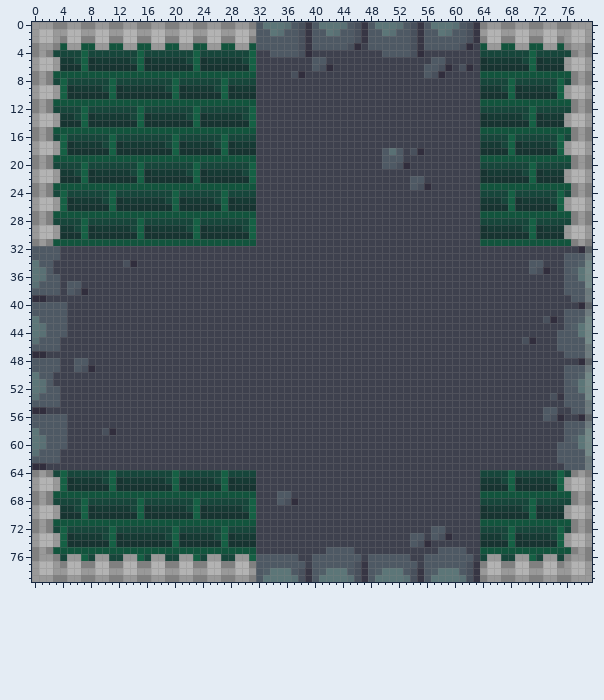
File history of a sprite sheet, assets/art/map/dungeon_walls_temp.png. The first picture shows the starting point.
The file is 80x80 pixels. Colours within 5 levels of each other are drawn and written as one.
The same view after the edit:
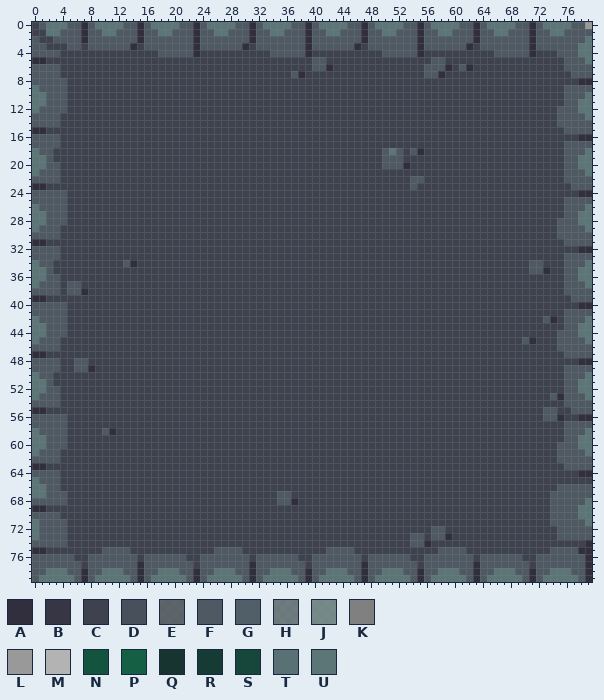
Palette (. is transparent): A #312e3d  B #373644  C #3e414e  D #48505c  E #515059ce  F #4e5964  G #515f68  H #646b72ce  J #6d7e7fce  K #808080  L #999999  M #b3b3b3  N #12543d  P #156044  Q #173431  R #163a34  S #17463b  T #597074  U #5c7678
Commit message: Changed tiles implemented brendan's fix to get corners to work
What changed:
Changed rows in their new state; - is an unchanged pixel.
first column x 0:
 0 CFUUUFFAFUUUUFFAFUUUUFFAFUUUUFFA----U-FA----U-FA----U-FA----U-FAFUUUUFFAFUUUUFF-
 1 CCUUFFFAFFUUFFFAFFUUFFFAFFUUFFFA---U--FA---U--FA---U--FA---U--FAFFUUFFFAFFUUFFFF
 2 FCCFFFFAFFFFFFFAFFFFFFFAFFFFFFFA------FA------FA------FA------FAFFFFFFFAFFFFFFFU
 3 FFCCCFFCFFFFFFACFFFFFFFAFFFFFFAC------FA-----F--------FA-----F--FFFFFFFAFFFFFFUU
 4 FFFFCCCCCCCCCCCCCCFFFFFACCCCCCCC------F---------------F---------CCFFFFFACCCFFFUU
 5 AACCCCCCCCCCCCCCCCCCCCCCCCCCCCCC--------------------------------CCCCCCCCCCCCFFFU
 6 FFFFCCCCCCCCCCCCCCCCCCCCCCCCCCCC---------F----------------F--F--CCCCCCCCCCCCFFFF
 7 FFFFCCCCCCCCCCCCCCCCCCCCCCCCCCCC-----F-------------------F------CCCCCCCCCCCCCFFF
 8 FFFFFCCCCCCCCCCCCCCCCCCCCCCCCCCC--------------------------------CCCCCCCCCCCCCCAA
 9 UFFFFCCCCCCCCCCCCCCCCCCCCCCCCCCC--------------------------------CCCCCCCCCCCCFFFF
10 UUFFFCCCCCCCCCCCCCCCCCCCCCCCCCCC--------------------------------CCCCCCCCCCCCFFFU
11 UUFFFCCCCCCCCCCCCCCCCCCCCCCCCCCC--------------------------------CCCCCCCCCCCCFFUU
12 UFFFFCCCCCCCCCCCCCCCCCCCCCCCCCCC--------------------------------CCCCCCCCCCCFFFUU
13 FFFFCCCCCCCCCCCCCCCCCCCCCCCCCCCC--------------------------------CCCCCCCCCCCFFFFU
14 FFFFCCCCCCCCCCCCCCCCCCCCCCCCCCCC--------------------------------CCCCCCCCCCCFFFFF
15 AACCCCCCCCCCCCCCCCCCCCCCCCCCCCCC--------------------------------CCCCCCCCCCCCFFFF
16 FFFFCCCCCCCCCCCCCCCCCCCCCCCCCCCC--------------------------------CCCCCCCCCCCCCCAA
17 FFFFCCCCCCCCCCCCCCCCCCCCCCCCCCCC--------------------------------CCCCCCCCCCCCFFFF
18 UFFCCCCCCCCCCCCCCCCCCCCCCCCCCCCC-------------------U--F---------CCCCCCCCCCCCFFFU
19 UUFCCCCCCCCCCCCCCCCCCCCCCCCCCCCC--------------------------------CCCCCCCCCCCCFFUU
20 UUFFCCCCCCCCCCCCCCCCCCCCCCCCCCCC--------------------F-----------CCCCCCCCCCCCFFUU
21 UFFFCCCCCCCCCCCCCCCCCCCCCCCCCCCC--------------------------------CCCCCCCCCCCCFFFU
22 FFFFCCCCCCCCCCCCCCCCCCCCCCCCCCCC--------------------------------CCCCCCCCCCCCFFFF
23 AACCCCCCCCCCCCCCCCCCCCCCCCCCCCCC-----------------------CC-------CCCCCCCCCCCCCFFF
24 FFFFFCCCCCCCCCCCCCCCCCCCCCCCCCCC--------------------------------CCCCCCCCCCCCCCAA
25 FFFFFCCCCCCCCCCCCCCCCCCCCCCCCCCC--------------------------------CCCCCCCCCCCCFFFF
26 UFFFFCCCCCCCCCCCCCCCCCCCCCCCCCCC--------------------------------CCCCCCCCCCCCFFFU
27 UUFFFCCCCCCCCCCCCCCCCCCCCCCCCCCC--------------------------------CCCCCCCCCCCCFFUU
28 UUFFFCCCCCCCCCCCCCCCCCCCCCCCCCCC--------------------------------CCCCCCCCCCCFFFUU
29 UFFFCCCCCCCCCCCCCCCCCCCCCCCCCCCC--------------------------------CCCCCCCCCCCFFFFU
30 FFFFCCCCCCCCCCCCCCCCCCCCCCCCCCCC--------------------------------CCCCCCCCCCCFFFFF
31 AACCCCCCCCCCCCCCCCCCCCCCCCCCCCCC--------------------------------CCCCCCCCCCCCFFFF
32 -------------------------------------------------------------------------------A
33 -------------------------------------------------------------------------------F
34 -------------F----------------------------------------------------------------FU
35 -U----------------------------------------------------------------------F----F-U
36 -U-----------------------------------------------------------------------------U
37 U------------------------------------------------------------------------------U
38 ------F------------------------------------------------------------------------F
39 -------------------------------------------------------------------------------F
40 -------------------------------------------------------------------------------A
41 -------------------------------------------------------------------------------F
42 -------------------------------------------------------------------------F----FU
43 -U---------------------------------------------------------------------------F-U
44 -U-----------------------------------------------------------------------------U
45 U---------------------------------------------------------------------F--------U
46 -------------------------------------------------------------------------------F
47 -------------------------------------------------------------------------------F
48 -------------------------------------------------------------------------------A
49 -------F-----------------------------------------------------------------------F
50 ------------------------------------------------------------------------------FU
51 -U---------------------------------------------------------------------------F-U
52 -U-----------------------------------------------------------------------------U
53 U-------------------------------------------------------------------------FA---U
54 -------------------------------------------------------------------------------F
55 -------------------------------------------------------------------------------F
56 --------------------------------------------------------------------------F----A
57 -------------------------------------------------------------------------------F
58 ----------F-------------------------------------------------------------------FU
59 -U---------------------------------------------------------------------------F-U
60 -U-----------------------------------------------------------------------------U
61 U------------------------------------------------------------------------------U
62 -------------------------------------------------------------------------------F
63 -------------------------------------------------------------------------------F
64 FFFFCCCCCCCCCCCCCCCCCCCCCCCCCCCC--------------------------------CCCCCCCCCCCCCCAA
65 UFFFCCCCCCCCCCCCCCCCCCCCCCCCCCCC--------------------------------CCCCCCCCCCCCCCCC
66 UUFFCCCCCCCCCCCCCCCCCCCCCCCCCCCC--------------------------------CCCCCCCCCCCFFFFF
67 UUFFFCCCCCCCCCCCCCCCCCCCCCCCCCCC--------------------------------CCCCCCCCCCFFFFFF
68 FFFFFCCCCCCCCCCCCCCCCCCCCCCCCCCC----F---------------------------CCCCCCCCCCFFFFFU
69 AACCCCCCCCCCCCCCCCCCCCCCCCCCCCCC--------------------------------CCCCCCCCCCFFFFUU
70 FFFFCCCCCCCCCCCCCCCCCCCCCCCCCCCC--------------------------------CCCCCCCCCCFFFFUU
71 UFFFFCCCCCCCCCCCCCCCCCCCCCCCCCCC--------------------------------CCCCCCCCCCFFFFFU
72 UFFFFCCCCCCCCCCCCCCCCCCCCCCCCCCC--------------------------------CCCCCCCCCCCFFFFF
73 UFFFFCCCCCCCCCCCCCCCCCCCCCCCCCCC--------------------------F-----CCCCCCCCCCCFFFFF
74 FFFFFCCCCCCCCCCCCCCCCCCCCCCCCCCC-----------------------F--------CCCCCCCCCCCCCCCA
75 AACCCCCCCCFFFFCCCCCCCCCCCCFFFFCC--------------------------------CCCCCCCCCCFFFFAA
76 FFFFFFCCFFFFFFFCFFFFFFCCFFFFFFFC--------------------------------FFFFFFCCFFFFFFFA
77 FFFFFFFCFFFFFFFAFFFFFFFCFFFFFFFA--------------FA--------------FAFFFFFFFCFFFFFFFA
78 FFUUUFFAFFUUUFFAFFUUUFFAFFUUUFFA-F----FA-F----FA-F----FA-F----FAFFUUUFFAFFUUUFFA
79 FUUUUUFAFUUUUUFAFUUUUUFAFUUUUUFA-----UFA-----UFA-----UFA-----UFAFUUUUUFAFUUUUUFA
Changed places in both pictures, as pixel boxes (x1, y1, x2, y2):
changed: (32, 22, 592, 582)
